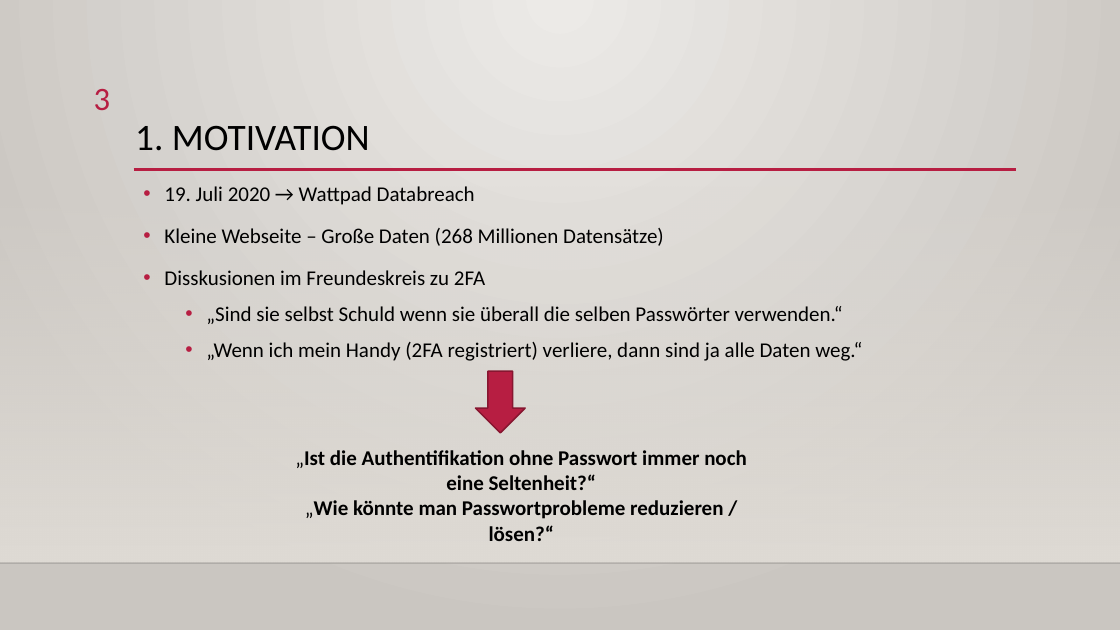
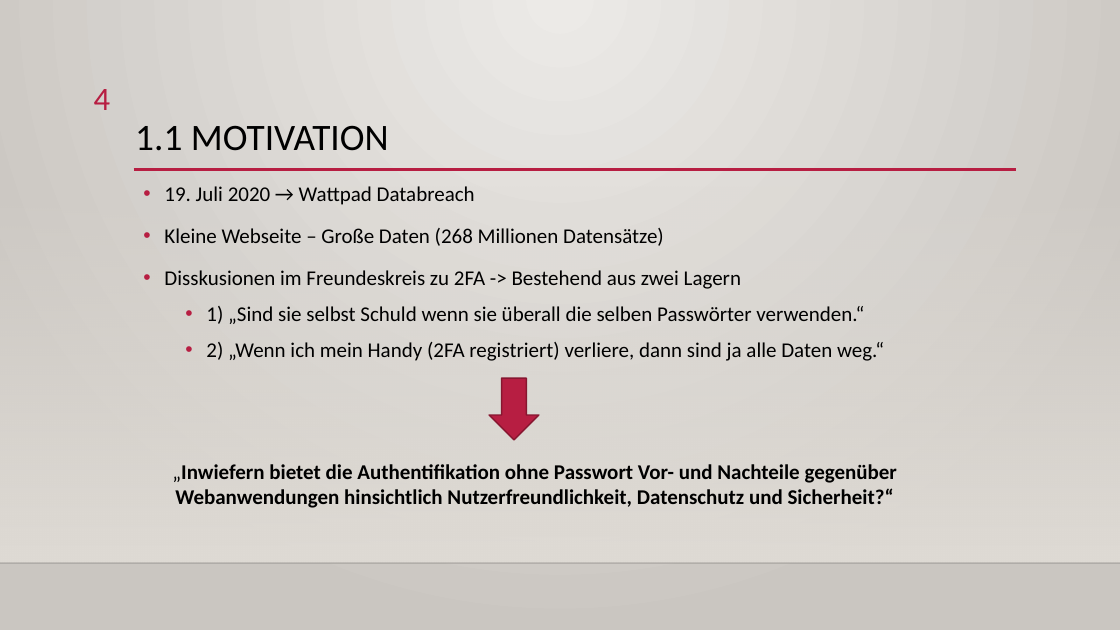
Before and after one commit to ErtugrulSener/Bachelorthesis, a slide deck: slide 4 of Colloquium/Kolloquium.pptx (slide 3 before the commit). Drawn at 1120x630 pixels with LibreOffice and Linux fonts; fonts in the diff are those of the drawing; background and template pictures are left out. Boxes give left, top, right and bottom in pixels: in the first picture for what was removed or moved away, otherwise in the second. Text is boxed around its words. In the diff, an @@ line names an element or a change of style, - is before the commit and + after.

```diff
--- a/Colloquium/Kolloquium.pptx
+++ b/Colloquium/Kolloquium.pptx
@@ page number at (x1=94, y1=89, x2=111, y2=110): text changed @@
-3
+4
@@ title at (x1=135, y1=125, x2=389, y2=151): text changed @@
-1. MOTIVATION
+1.1 MOTIVATION
@@ text at (x1=164, y1=270, x2=884, y2=361): text changed @@
-• Disskusionen im Freundeskreis zu 2FA
-  • „Sind sie selbst Schuld wenn sie überall die selben Passwörter verwenden.“
-  • „Wenn ich mein Handy (2FA registriert) verliere, dann sind ja alle Daten weg.“
+• Disskusionen im Freundeskreis zu 2FA -> Bestehend aus zwei Lagern
+  • 1) „Sind sie selbst Schuld wenn sie überall die selben Passwörter verwenden.“
+  • 2) „Wenn ich mein Handy (2FA registriert) verliere, dann sind ja alle Daten weg.“
@@ down arrow moved from (x1=476, y1=371, x2=525, y2=433) to (x1=489, y1=378, x2=539, y2=439) @@
@@ text at (x1=172, y1=464, x2=897, y2=508): text changed @@
-  „Ist die Authentifikation ohne Passwort immer noch eine Seltenheit?“
-  „Wie könnte man Passwortprobleme reduzieren / lösen?“
+  „Inwiefern bietet die Authentifikation ohne Passwort Vor- und Nachteile gegenüber Webanwendungen hinsichtlich Nutzerfreundlichkeit, Datenschutz und Sicherheit?“
```
Also in this commit, not shown: 2 other slides changed, 6 slides added.
